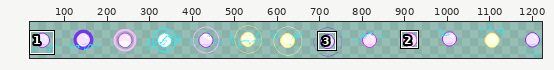
Pixel-art file: effects/laser_emit.aseprite. Above: a wide view before the commit, with the close-up outlined.
Close-up. Old version:
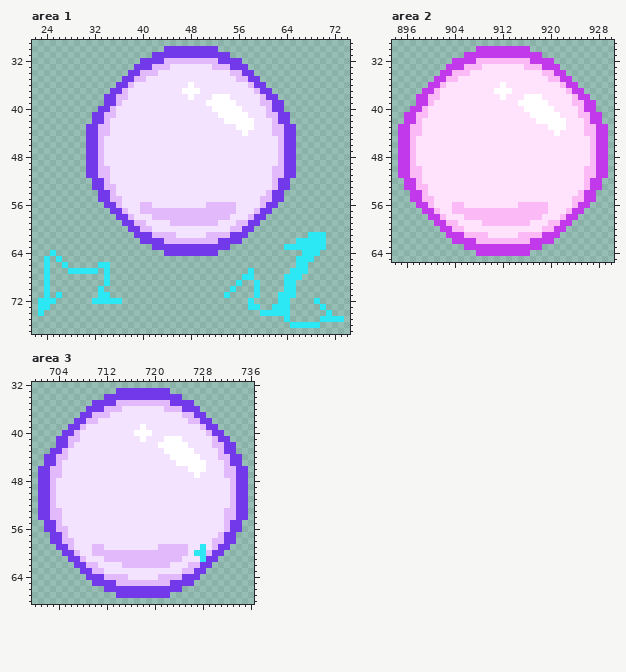
2048x512 pixels, 1 frame. Colours within 5 levels of each other are drawn and written as one. Shown: area 1: x 22..74, y 29..77; area 2: x 894..930, y 29..65; area 3: x 700..736, y 32..68. The wide view leaves out empty margins. The commit also changed other parts of the picture, which this record leaves out.
Once edited:
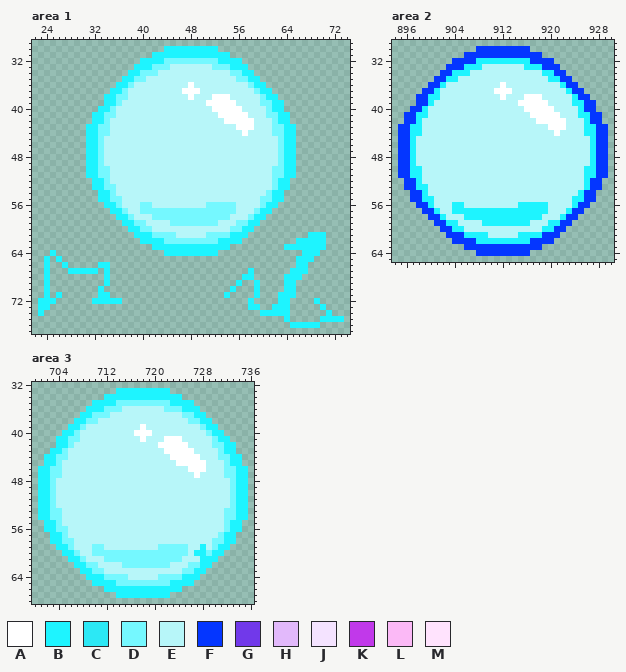
Palette (. is transparent): A #ffffff  B #1ef4ff  C #2ce8f5  D #75f8ff  E #b7f6f9  F #0436ff  G #7139ea  H #e2b9fb  J #f4e3ff  K #c139ea  L #fbb9f6  M #ffe3fd
Diff:
Changed rows in their new state; - is an unchanged pixel.
Area 1:
first column x 23:
30 ---------------------BBBBBBBBB---------------------
31 -------------------BBBBBBBBBBBBB-------------------
32 -----------------BBBBDDDDDDDDDBBBB-----------------
33 ----------------BBBDDDEEEEEEEDDDBBB----------------
34 ---------------BBDDDEEEEEEEEEEEEDDBB---------------
35 --------------BBDDEEEEEEEEEEEEEEEDDBB--------------
36 -------------BBDEEEEEEEEE-EEEEEEEEEDBB-------------
37 ------------BBDEEEEEEEEE---EEEEEEEEEDBB------------
38 -----------BBDDEEEEEEEEEE-EEE---EEEEEDBB-----------
39 -----------BBDEEEEEEEEEEEEEE-----EEEEDDBB----------
40 ----------BBDEEEEEEEEEEEEEEEE-----EEEEDBB----------
41 ---------BBDDEEEEEEEEEEEEEEEEE-----EEEDDBB---------
42 ---------BBDEEEEEEEEEEEEEEEEEEE-----EEEDBB---------
43 --------BBDDEEEEEEEEEEEEEEEEEEEEE---EEEDDBB--------
44 --------BBDDEEEEEEEEEEEEEEEEEEEEEE-EEEEDDBB--------
45 --------BBDEEEEEEEEEEEEEEEEEEEEEEEEEEEEEDBB--------
46 --------BBDEEEEEEEEEEEEEEEEEEEEEEEEEEEEEDBB--------
47 --------BBDEEEEEEEEEEEEEEEEEEEEEEEEEEEEEDBB--------
48 --------BBDEEEEEEEEEEEEEEEEEEEEEEEEEEEEEDBB--------
49 --------BBDEEEEEEEEEEEEEEEEEEEEEEEEEEEEEDBB--------
50 --------BBDDEEEEEEEEEEEEEEEEEEEEEEEEEEEDDBB--------
51 --------BBDDEEEEEEEEEEEEEEEEEEEEEEEEEEEDDBB--------
52 ---------BBDEEEEEEEEEEEEEEEEEEEEEEEEEEEDBB---------
53 ---------BBDDEEEEEEEEEEEEEEEEEEEEEEEEEEDBB---------
54 ----------BBDEEEEEEEEEEEEEEEEEEEEEEEEEDBB----------
55 ----------BBDDEEEEEEEEEEEEEEEEEEEEEEEDDBB----------
56 -----------BBDEEEDDEEEEEEEEEDDDDDEEEEDBB-----------
57 ------------BBDEEDDDDDDDDDDDDDDDDEEEDBB------------
58 -------------BBDEEEDDDDDDDDDDDDDEEEDBB-------------
59 --------------BBDDEEEEDDDDDDDDEEEDDBB--------------
60 ---------------BBDDEEEEEEEEEEEEEDDBB---------------
61 ----------------BBBDDDDEEEEEDDDDBBB----------BBB---
62 -----------------BBBBDDDDDDDDDBBBB---------BBBBB---
63 -------------------BBBBBBBBBBBBB---------BBBBBBB---
64 --B------------------BBBBBBBBB--------------BBB----
65 -B-B---------------------------------------BBB-----
66 -B--B-----BB-------------------------------BB------
67 -B---BBBBB-B-----------------------B------BBB------
68 -B---------B----------------------BB-----BBB-------
69 -B---------B---------------------B--B----BB--------
70 -B--------B---------------------B---B----BB--------
71 -B-B------BB-------------------B----B---BBB--------
72 BBB------BBBBB---------------------B----BB----B----
73 BB---------------------------------BB--BBB-----B---
74 B------------------------------------BBBBB------B--
75 -----------------------------------------B-----BBBB
76 ------------------------------------------BBBBB----
Area 2:
first column x 895:
30 -------------FFFFFFFFF-------------
31 -----------FFFFFFFFFFFFF-----------
32 ---------FFFFBBBBBBBBBFFFF---------
33 --------FFFBBBEEEEEEEBBBFFF--------
34 -------FFBBBEEEEEEEEEEEEBBFF-------
35 ------FFBBEEEEEEEEEEEEEEEBBFF------
36 -----FFBEEEEEEEEE-EEEEEEEEEBFF-----
37 ----FFBEEEEEEEEE---EEEEEEEEEBFF----
38 ---FFBBEEEEEEEEEE-EEE---EEEEEBFF---
39 ---FFBEEEEEEEEEEEEEE-----EEEEBBFF--
40 --FFBEEEEEEEEEEEEEEEE-----EEEEBFF--
41 -FFBBEEEEEEEEEEEEEEEEE-----EEEBBFF-
42 -FFBEEEEEEEEEEEEEEEEEEE-----EEEBFF-
43 FFBBEEEEEEEEEEEEEEEEEEEEE---EEEBBFF
44 FFBBEEEEEEEEEEEEEEEEEEEEEE-EEEEBBFF
45 FFBEEEEEEEEEEEEEEEEEEEEEEEEEEEEEBFF
46 FFBEEEEEEEEEEEEEEEEEEEEEEEEEEEEEBFF
47 FFBEEEEEEEEEEEEEEEEEEEEEEEEEEEEEBFF
48 FFBEEEEEEEEEEEEEEEEEEEEEEEEEEEEEBFF
49 FFBEEEEEEEEEEEEEEEEEEEEEEEEEEEEEBFF
50 FFBBEEEEEEEEEEEEEEEEEEEEEEEEEEEBBFF
51 FFBBEEEEEEEEEEEEEEEEEEEEEEEEEEEBBFF
52 -FFBEEEEEEEEEEEEEEEEEEEEEEEEEEEBFF-
53 -FFBBEEEEEEEEEEEEEEEEEEEEEEEEEEBFF-
54 --FFBEEEEEEEEEEEEEEEEEEEEEEEEEBFF--
55 --FFBBEEEEEEEEEEEEEEEEEEEEEEEBBFF--
56 ---FFBEEEBBEEEEEEEEEBBBBBEEEEBFF---
57 ----FFBEEBBBBBBBBBBBBBBBBEEEBFF----
58 -----FFBEEEBBBBBBBBBBBBBEEEBFF-----
59 ------FFBBEEEEBBBBBBBBEEEBBFF------
60 -------FFBBEEEEEEEEEEEEEBBFF-------
61 --------FFFBBBBEEEEEBBBBFFF--------
62 ---------FFFFBBBBBBBBBFFFF---------
63 -----------FFFFFFFFFFFFF-----------
64 -------------FFFFFFFFF-------------
Area 3:
first column x 701:
33 -------------BBBBBBBBB-------------
34 -----------BBBBBBBBBBBBB-----------
35 ---------BBBBDDDDDDDDDBBBB---------
36 --------BBBDDDEEEEEEEDDDBBB--------
37 -------BBDDDEEEEEEEEEEEEDDBB-------
38 ------BBDDEEEEEEEEEEEEEEEDDBB------
39 -----BBDEEEEEEEEE-EEEEEEEEEDBB-----
40 ----BBDEEEEEEEEE---EEEEEEEEEDBB----
41 ---BBDDEEEEEEEEEE-EEE---EEEEEDBB---
42 ---BBDEEEEEEEEEEEEEE-----EEEEDDBB--
43 --BBDEEEEEEEEEEEEEEEE-----EEEEDBB--
44 -BBDDEEEEEEEEEEEEEEEEE-----EEEDDBB-
45 -BBDEEEEEEEEEEEEEEEEEEE-----EEEDBB-
46 BBDDEEEEEEEEEEEEEEEEEEEEE---EEEDDBB
47 BBDDEEEEEEEEEEEEEEEEEEEEEE-EEEEDDBB
48 BBDEEEEEEEEEEEEEEEEEEEEEEEEEEEEEDBB
49 BBDEEEEEEEEEEEEEEEEEEEEEEEEEEEEEDBB
50 BBDEEEEEEEEEEEEEEEEEEEEEEEEEEEEEDBB
51 BBDEEEEEEEEEEEEEEEEEEEEEEEEEEEEEDBB
52 BBDEEEEEEEEEEEEEEEEEEEEEEEEEEEEEDBB
53 BBDDEEEEEEEEEEEEEEEEEEEEEEEEEEEDDBB
54 BBDDEEEEEEEEEEEEEEEEEEEEEEEEEEEDDBB
55 -BBDEEEEEEEEEEEEEEEEEEEEEEEEEEEDBB-
56 -BBDDEEEEEEEEEEEEEEEEEEEEEEEEEEDBB-
57 --BBDEEEEEEEEEEEEEEEEEEEEEEEEEDBB--
58 --BBDDEEEEEEEEEEEEEEEEEEEEEEEDDBB--
59 ---BBDEEEDDEEEEEEEEEDDDDDEEBEDBB---
60 ----BBDEEDDDDDDDDDDDDDDDDEBBDBB----
61 -----BBDEEEDDDDDDDDDDDDDEEEBBB-----
62 ------BBDDEEEEDDDDDDDDEEEDDBB------
63 -------BBDDEEEEEEEEEEEEEDDBB-------
64 --------BBBDDDDEEEEEDDDDBBB--------
65 ---------BBBBDDDDDDDDDBBBB---------
66 -----------BBBBBBBBBBBBB-----------
67 -------------BBBBBBBBB-------------
Boxes around the changes in both close-ups, in picture pixels (x1, y1, x2, y2):
changed: (38, 46, 344, 328)
changed: (398, 46, 608, 256)
changed: (38, 388, 248, 598)
